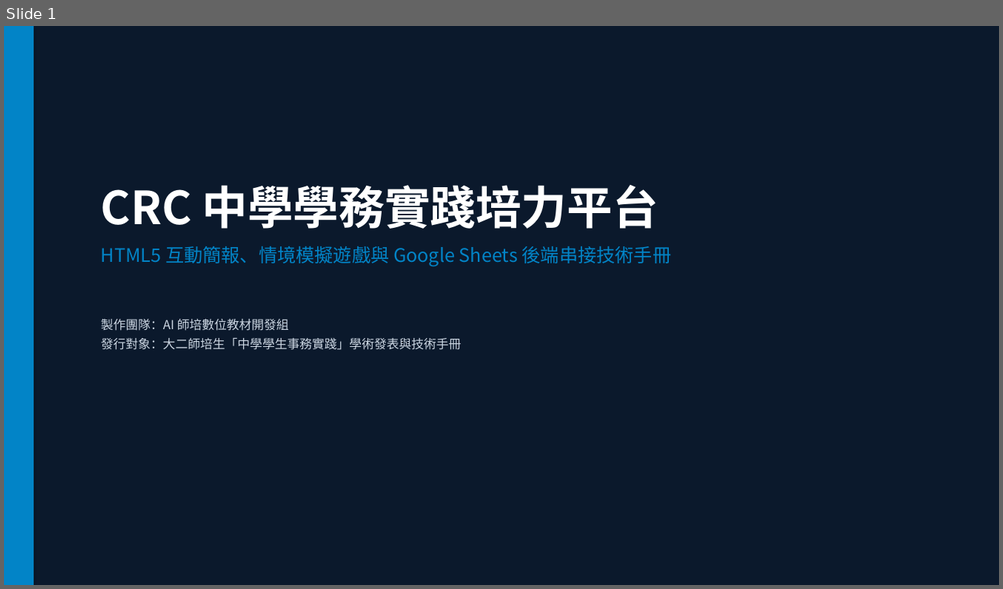
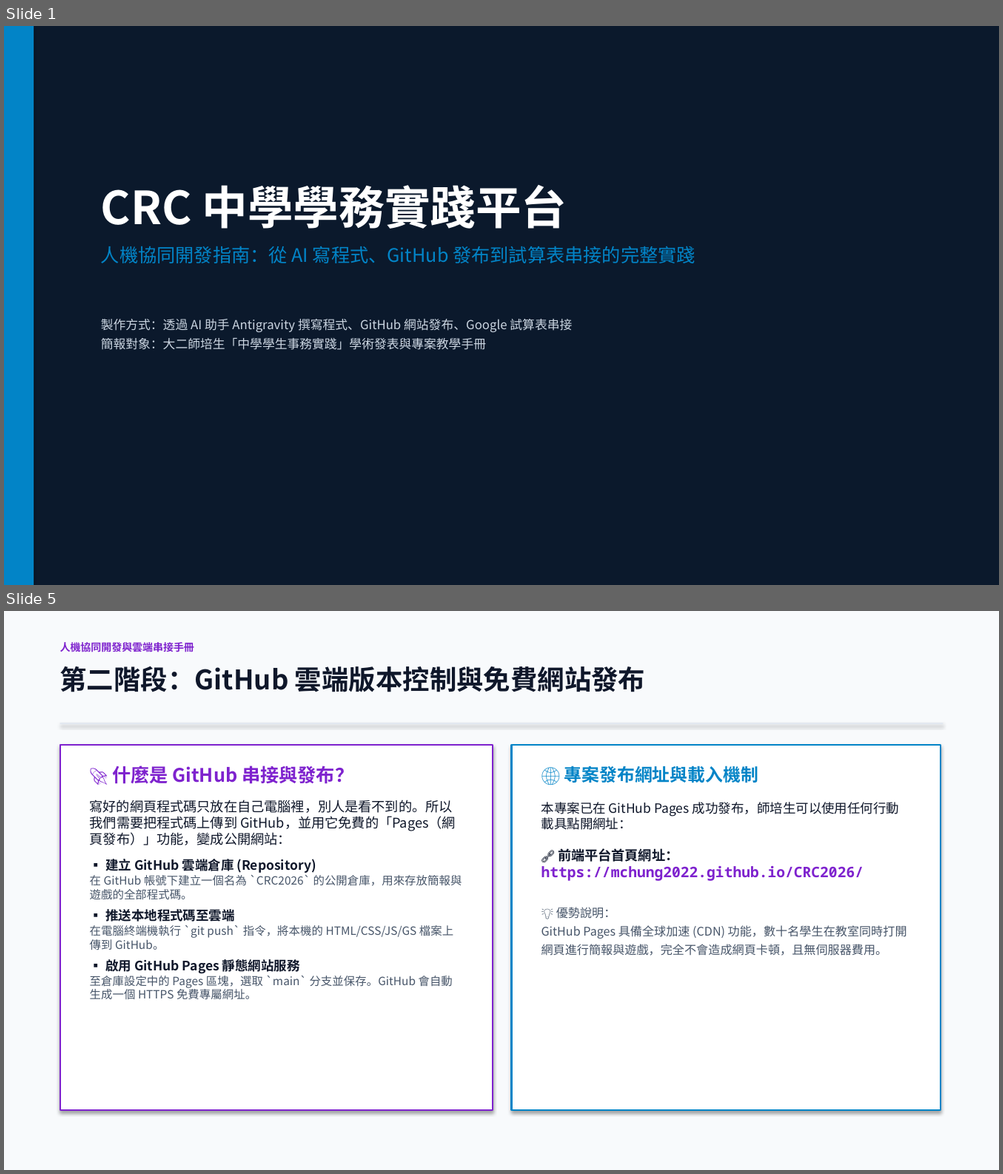
Before and after one commit to mchung2022/CRC2026, a slide deck: CRC_Project_Documentation.pptx. Shown one above the other, each under a label of ours: slide 1 before the commit, slides 1 and 5 after it; the slides between them are not shown. The pictures are 1003x589 and 1003x1174 pixels, drawn with LibreOffice and Linux fonts; fonts in the diff are those of the drawing. Boxes give left, top, right and bottom in pixels: in the first picture for what was removed or moved away, otherwise in the second. Text is boxed around its words. In the diff, an @@ line names an element or a change of style, - is before the commit and + after.

Commit message:
docs: rewrite presentation to plain language AI-GitHub-Sheets workflow

```diff
--- a/CRC_Project_Documentation.pptx
+++ b/CRC_Project_Documentation.pptx
@@ slide 5 added at [4, 611, 999, 1170], background #F8FAFC @@
@@ text added at [60, 641, 194, 654], 10 pt, text #7E22CE, bold @@
+人機協同開發與雲端串接手冊
@@ text added at [60, 666, 645, 692], 26 pt, text #0F172A, bold @@
+第二階段：GitHub 雲端版本控制與免費網站發布
@@ rectangle added at [60, 723, 942, 724], fill #E2E8F0 @@
@@ rectangle added at [60, 745, 492, 1111], fill #FFFFFF, outline #7E22CE 1.5 pt @@
@@ text added at [90, 766, 462, 1000], 11 pt, text #475569 @@
+🚀 什麼是 GitHub 串接與發布？
+寫好的網頁程式碼只放在自己電腦裡，別人是看不到的。所以我們需要把程式碼上傳到 GitHub，並用它免費的「Pages（網頁發布）」功能，變成公開網站：
+▪ 建立 GitHub 雲端倉庫 (Repository)
+在 GitHub 帳號下建立一個名為 `CRC2026` 的公開倉庫，用來存放簡報與遊戲的全部程式碼。
+▪ 推送本地程式碼至雲端
+在電腦終端機執行 `git push` 指令，將本機的 HTML/CSS/JS/GS 檔案上傳到 GitHub。
+▪ 啟用 GitHub Pages 靜態網站服務
+至倉庫設定中的 Pages 區塊，選取 `main` 分支並保存。GitHub 會自動生成一個 HTTPS 免費專屬網址。
@@ rectangle added at [512, 745, 940, 1111], fill #FFFFFF, outline #0284C7 1.5 pt @@
@@ text added at [541, 766, 907, 956], 11.5 pt, text #475569 @@
+🌐 專案發布網址與載入機制
+本專案已在 GitHub Pages 成功發布，師培生可以使用任何行動載具點開網址：
+🔗 前端平台首頁網址：
+https://mchung2022.github.io/CRC2026/
+💡 優勢說明：
+GitHub Pages 具備全球加速 (CDN) 功能，數十名學生在教室同時打開網頁進行簡報與遊戲，完全不會造成網頁卡頓，且無伺服器費用。
@@ slide 1 changed as well @@
@@ text at [101, 185, 695, 350]: text changed @@
-CRC 中學學務實踐培力平台
-HTML5 互動簡報、情境模擬遊戲與 Google Sheets 後端串接技術手冊
-製作團隊：AI 師培數位教材開發組
-發行對象：大二師培生「中學學生事務實踐」學術發表與技術手冊
+CRC 中學學務實踐平台
+人機協同開發指南：從 AI 寫程式、GitHub 發布到試算表串接的完整實踐
+製作方式：透過 AI 助手 Antigravity 撰寫程式、GitHub 網站發布、Google 試算表串接
+簡報對象：大二師培生「中學學生事務實踐」學術發表與專案教學手冊
```
Also in this commit, not shown: 7 other slides changed, 1 other slide added, 2 slides removed.
